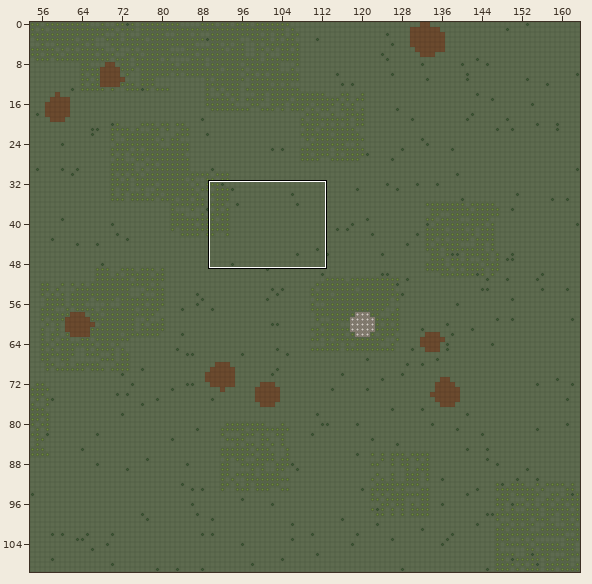
Tiled map (JSON): tools/tiled/fases/fase-08-santa-rita.tmj. Above, an overview of the earlier version with the close-up marked.
Close-up. Before the edit:
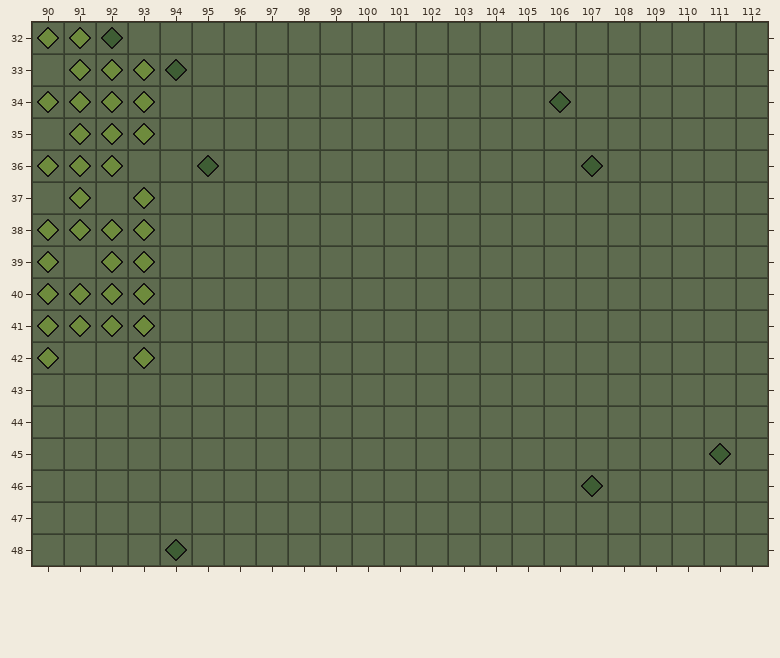
Cells are 32x32 px. Shown: x 90..112, y 32..48. The commit also changed other parts of the map, which this record leaves out.
Now the later version:
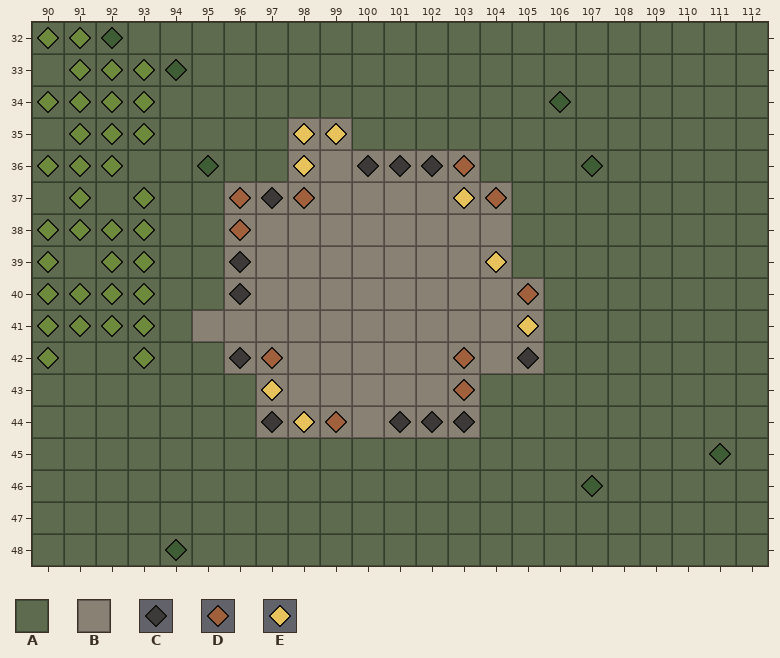
Key: from "paleta": A 0, B 4, C 10, D 11, E 12.
_ is an empty cell.
The edit:
Layer "terreno":
y 35: x 98..99 AA -> BB
y 36: x 98..103 AAAAAA -> BBBBBB
y 37..39: x 96..104 AAAAAAAAA -> BBBBBBBBB
y 40: x 96..105 AAAAAAAAAA -> BBBBBBBBBB
y 41: x 95..105 AAAAAAAAAAA -> BBBBBBBBBBB
y 42: x 96..105 AAAAAAAAAA -> BBBBBBBBBB
y 43..44: x 97..103 AAAAAAA -> BBBBBBB
Layer "recursos":
y 35: x 98..99 __ -> EE
y 36: x 98 _ -> E; x 100..103 ____ -> CCCD
y 37: x 96..98 ___ -> DCD; x 103..104 __ -> ED
y 38: x 96 _ -> D
y 39: x 96 _ -> C; x 104 _ -> E
y 40: x 96 _ -> C; x 105 _ -> D
y 41: x 105 _ -> E
y 42: x 96..97 __ -> CD; x 103 _ -> D; x 105 _ -> C
y 43: x 97 _ -> E; x 103 _ -> D
y 44: x 97..99 ___ -> CED; x 101..103 ___ -> CCC
Where, in picture pixels (left, top, right, bottom), the same in both close-ups:
changed: (192, 118, 544, 438)
